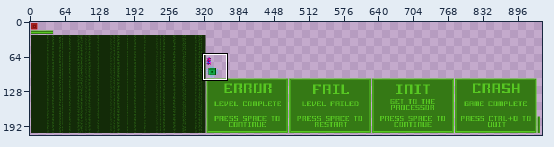
Two states of a sprite sheet, assets/textures.png. The picture above shows the old version from afar; the outline marks the close-up.
Close-up. Old version:
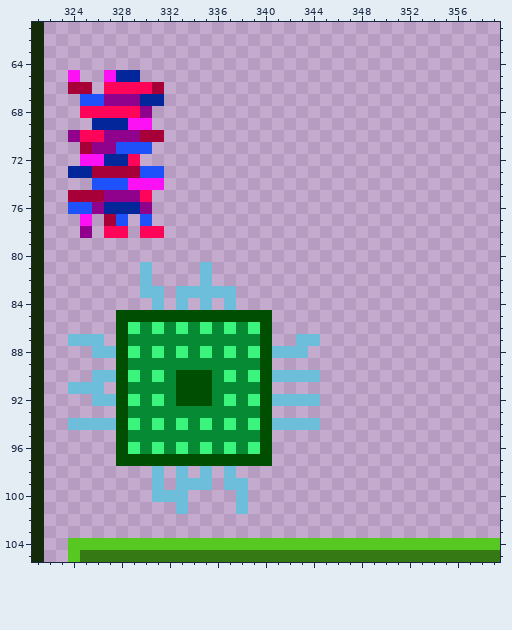
The file is 1024x256 pixels. Shown: x 321..359, y 61..105. The wide view leaves out empty margins.
Once edited:
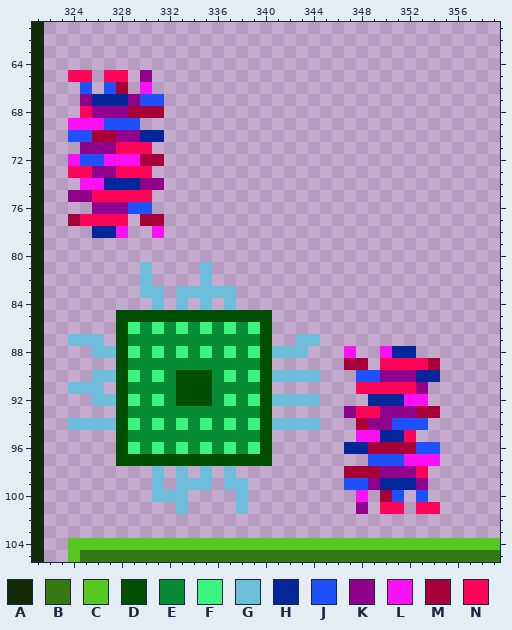
Palette (. is transparent): A #132b08  B #357915  C #57c722  D #004e01  E #078a34  F #3bf47d  G #6cbeda  H #03279b  J #1f51fa  K #91028c  L #fc11f4  M #a70039  N #ff055a
What changed:
{"y":65,"x":324,"old":"L.","new":"NN"}
{"y":65,"x":327,"old":"LHH.","new":"NN.K"}
{"y":66,"x":324,"old":"MM","new":".J"}
{"y":66,"x":327,"old":"NNNNM","new":"JM.L."}
{"y":67,"x":325,"old":"JJKK","new":"KHHH"}
{"y":67,"x":330,"old":"HH","new":"JJ"}
{"y":68,"x":326,"old":"NNNNK.","new":"KKKMMM"}
{"y":69,"x":324,"old":"..HHHLL","new":"LLLJJJ."}
{"y":70,"x":324,"old":"KNNK","new":"JJMM"}
{"y":70,"x":330,"old":"MM","new":"HH"}
{"y":71,"x":325,"old":"M","new":"K"}
{"y":71,"x":328,"old":"JJJ","new":"NNN"}
{"y":72,"x":324,"old":".LLHHN..","new":"LJJLLLMM"}
{"y":73,"x":324,"old":"HHMMMMJJ","new":"NNKKNNN."}
{"y":74,"x":325,"old":".JJJLLL","new":"LLHHHKK"}
{"y":75,"x":324,"old":"MMMKKK","new":"KKNNNN"}
{"y":76,"x":324,"old":"JJ","new":".."}
{"y":76,"x":327,"old":"HHHK","new":"KKJJ"}
{"y":77,"x":324,"old":".L.MJ","new":"MNNNN"}
{"y":77,"x":330,"old":"J.","new":"MM"}
{"y":78,"x":325,"old":"K.NN","new":".HHL"}
{"y":78,"x":330,"old":"NN","new":".L"}
{"y":88,"x":347,"old":".","new":"L"}
{"y":88,"x":350,"old":"...","new":"LHH"}
{"y":89,"x":347,"old":"..","new":"MM"}
{"y":89,"x":350,"old":".....","new":"NNNNM"}
{"y":90,"x":348,"old":".......","new":"JJKKKHH"}
{"y":91,"x":348,"old":"......","new":"NNNNNK"}
{"y":92,"x":349,"old":".....","new":"HHHLL"}
{"y":93,"x":347,"old":"........","new":"KNNKKKMM"}
{"y":94,"x":348,"old":"......","new":"MKKJJJ"}
{"y":95,"x":348,"old":".....","new":"LLHHN"}
{"y":96,"x":347,"old":"........","new":"HHMMMMJJ"}
{"y":97,"x":349,"old":"......","new":"JJJLLL"}
{"y":98,"x":347,"old":".......","new":"MMMKKKN"}
{"y":99,"x":347,"old":".......","new":"JJKHHHK"}
{"y":100,"x":348,"old":".","new":"L"}
{"y":100,"x":350,"old":"..","new":"MJ"}
{"y":100,"x":353,"old":".","new":"J"}
{"y":101,"x":348,"old":".","new":"K"}
{"y":101,"x":350,"old":"..","new":"NN"}
{"y":101,"x":353,"old":"..","new":"NN"}
